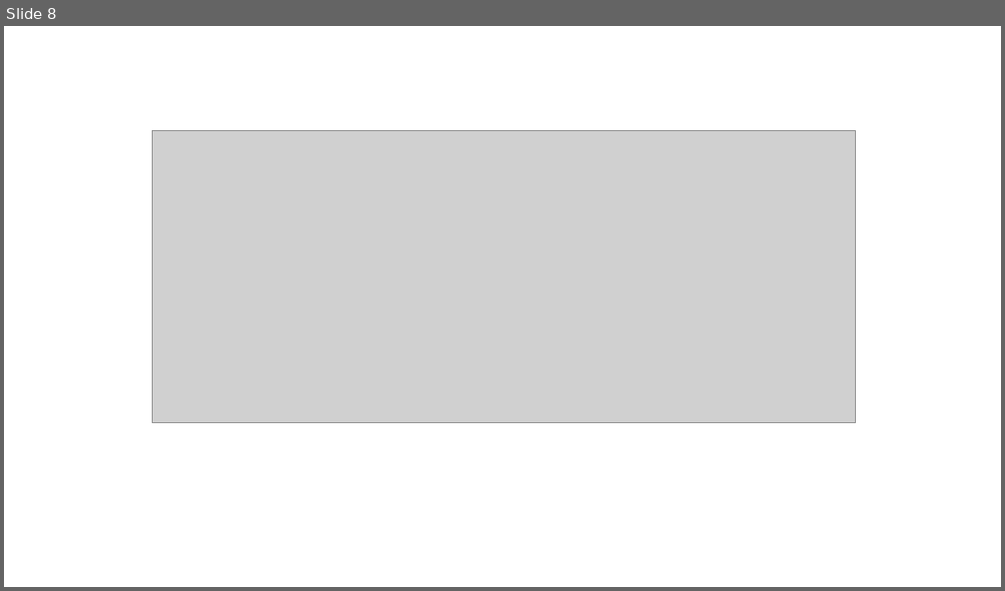
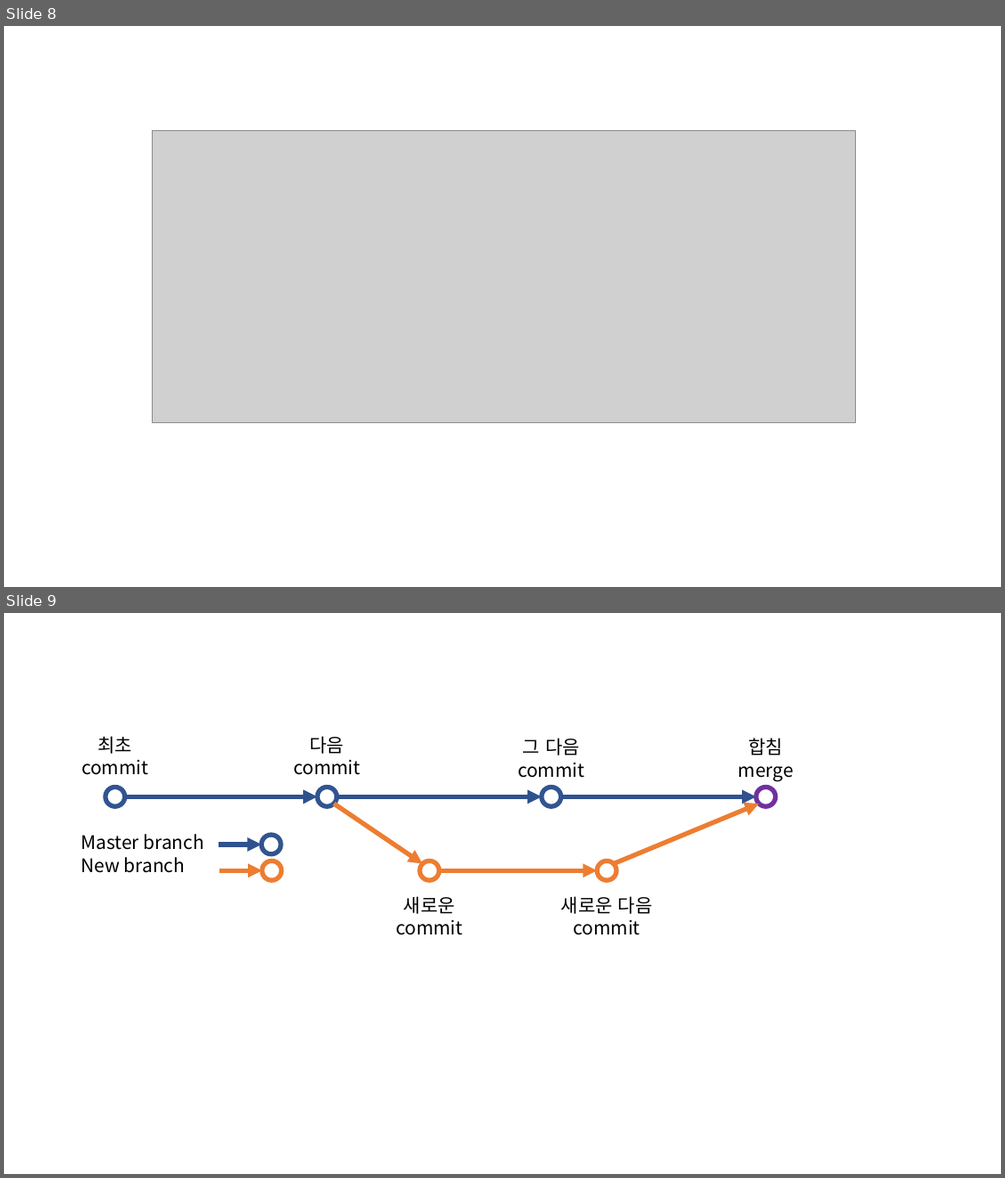
Before and after one commit to mrchypark/dabrp_classnote3, a slide deck: data/images.pptx. Shown one above the other, each under a label of ours: slide 8 before the commit, slides 8 and 9 after it. The pictures are 1005x591 and 1005x1178 pixels, drawn with LibreOffice and Linux fonts; fonts in the diff are those of the drawing; grey boxes stand for pictures. Boxes give left, top, right and bottom in pixels: in the first picture for what was removed or moved away, otherwise in the second. Text is boxed around its words. In the diff, an @@ line names an element or a change of style, - is before the commit and + after.

Commit message:
branch

```diff
--- a/data/images.pptx
+++ b/data/images.pptx
@@ slide 9 added at bbox=[4, 613, 1001, 1174], background #FFFFFF @@
@@ text added at bbox=[81, 736, 148, 775], 18 pt, text #000000 @@
+최초 commit
@@ text added at bbox=[293, 736, 360, 775], 18 pt, text #000000 @@
+다음 commit
@@ text added at bbox=[518, 738, 584, 778], 18 pt, text #000000 @@
+그 다음 commit
@@ text added at bbox=[738, 738, 793, 781], 18 pt, text #000000 @@
+합침
+merge
@@ ellipse added at bbox=[105, 787, 125, 807], outline #325491 4.5 pt @@
@@ arrow added from (125, 797) to (317, 797), #2F528F 4.5 pt @@
@@ ellipse added at bbox=[317, 787, 337, 807], outline #325491 4.5 pt @@
@@ arrow added from (337, 797) to (542, 797), #2F528F 4.5 pt @@
@@ ellipse added at bbox=[542, 787, 561, 807], outline #325491 4.5 pt @@
@@ arrow added from (561, 797) to (756, 797), #2F528F 4.5 pt @@
@@ ellipse added at bbox=[756, 787, 776, 807], outline #7030A0 4.5 pt @@
@@ arrow added from (334, 803) to (423, 863), #ED7D31 4.5 pt @@
@@ arrow added from (614, 863) to (760, 803), #ED7D31 4.5 pt @@
@@ text added at bbox=[81, 834, 205, 873], 18 pt, text #000000 @@
+Master branch
+New branch
@@ arrow added from (218, 844) to (261, 844), #2F528F 4.5 pt @@
@@ ellipse added at bbox=[261, 835, 281, 854], outline #325491 4.5 pt @@
@@ arrow added from (219, 870) to (262, 870), #ED7D31 4.5 pt @@
@@ ellipse added at bbox=[262, 860, 282, 880], outline #ED7D31 4.5 pt @@
@@ ellipse added at bbox=[420, 860, 439, 880], outline #ED7D31 4.5 pt @@
@@ arrow added from (439, 870) to (597, 870), #ED7D31 4.5 pt @@
@@ ellipse added at bbox=[597, 860, 616, 880], outline #ED7D31 4.5 pt @@
@@ text added at bbox=[396, 896, 462, 935], 18 pt, text #000000 @@
+새로운 commit
@@ text added at bbox=[561, 896, 653, 935], 18 pt, text #000000 @@
+새로운 다음 commit
```
Also in this commit, not shown: 1 other slide added, 3 other files.
